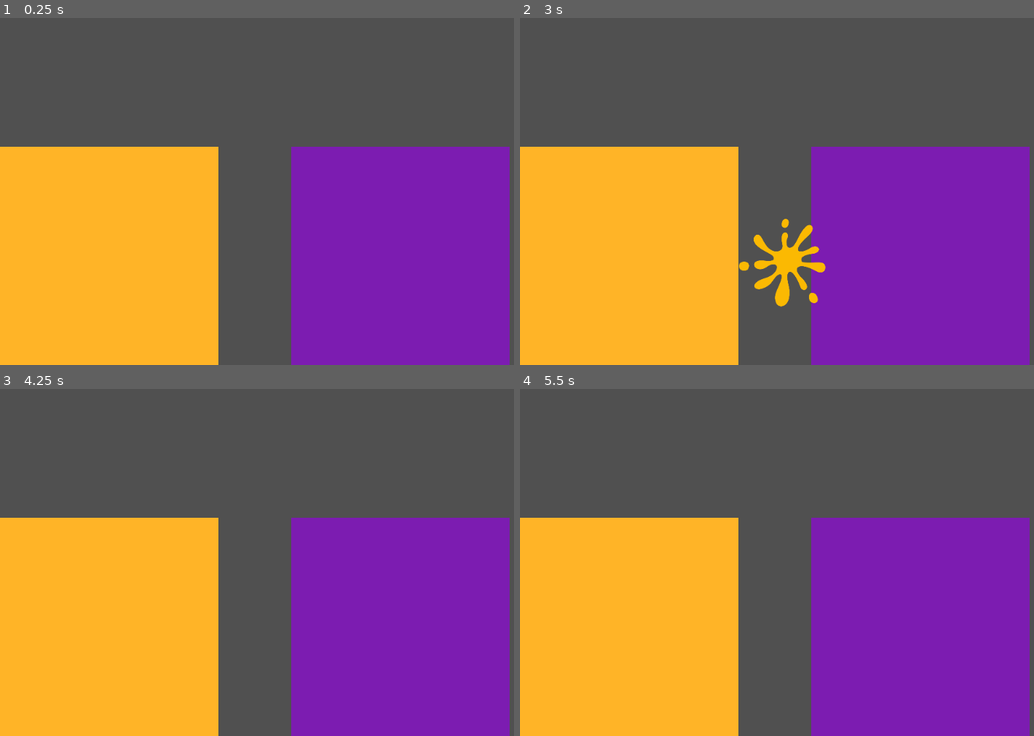
Above: before the commit, frames 1-4 (two rows, left to right).
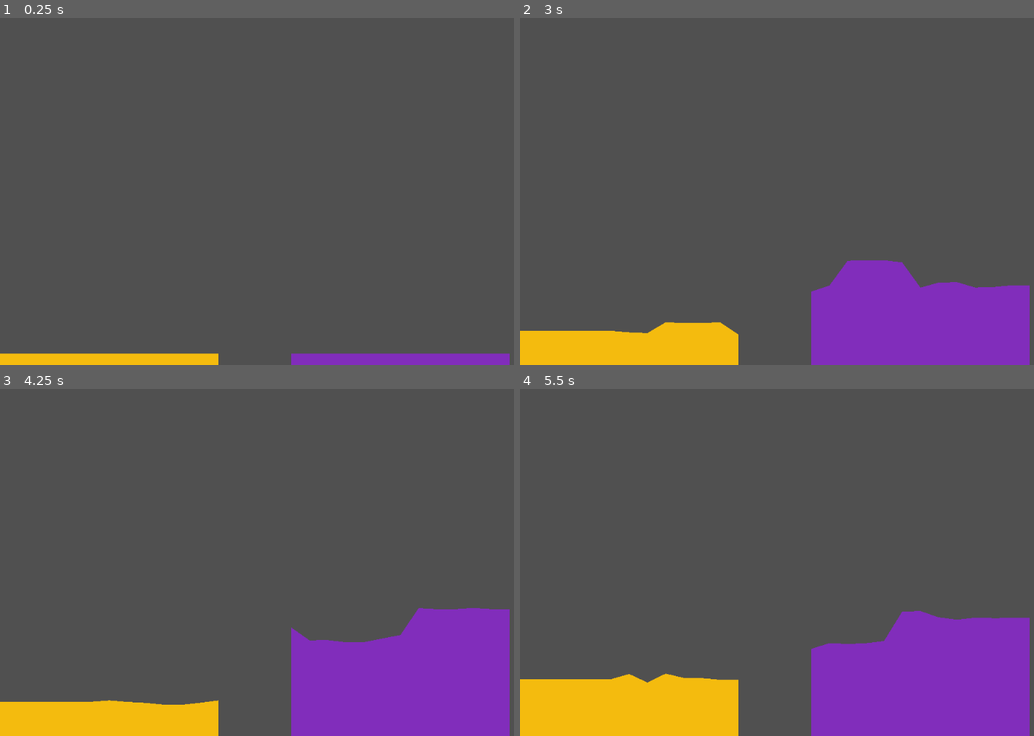
Above: after the commit, the same moments.

Repository: jandarm/Splatt
Game: Godot game, scene res://Main.tscn
The game is run twice, just before and just after one commit, with the same random seed, the same clock (stepped at 60 frames per second) and the same inputs.
Inputs (mouse positions are in pixels of both pictures, inside the frame that each line leads up to):
- Up to frame 1 (0.25 s): no input
- Up to frame 2 (3 s): tap Enter at 0.5 s; move the mouse to (941, 125) at 0.52 s; press the mouse at (941, 125) at 0.53 s; move the mouse to (694, 167) at 1.27 s; release the mouse at (694, 167) at 1.28 s; click (694, 167) at 1.35 s; move the mouse to (869, 49) at 2.02 s; press the mouse at (869, 49) at 2.03 s; move the mouse to (782, 233) at 2.77 s; release the mouse at (782, 233) at 2.78 s; click (782, 233) at 2.85 s
- Up to frame 3 (4.25 s): move the mouse to (467, 583) at 3.52 s; press the mouse at (467, 583) at 3.53 s
- Up to frame 4 (5.5 s): move the mouse to (638, 451) at 4.27 s; release the mouse at (638, 451) at 4.28 s; click (638, 451) at 4.35 s; move the mouse to (838, 517) at 5.02 s; press the mouse at (838, 517) at 5.03 s

The runs differ from the first frame. In frame 1, 52% of the frame differs, in the area x 0-100%, y 37-100%; in frame 2, 44%; in frame 3, 40%; in frame 4, 40%.

Commit message:
Concept done
Connected signals (rename piss and cum, please don't forget)

Now game ends whenever one of sides reaches top.

Change depth value from static to runtime, or puddles become rectangles and slide off screen

Diff:
--- a/Main.gd
+++ b/Main.gd
@@ -6,7 +6,18 @@
 var window_size
 var ev
 
+var puddle_piss
+var puddle_cum
+
 func _ready():
+	puddle_piss = get_node("Piss")
+	puddle_cum = get_node("Cum")
+
+	puddle_piss.position.y = get_viewport().size.y - 20
+	puddle_cum.position.y = get_viewport().size.y - 20
+
+	puddle_piss.connect("hit", self, "hit_piss")
+	puddle_cum.connect("hit", self, "hit_cum")
 	pass
 
 # warning-ignore:unused_argument
@@ -23,7 +34,18 @@
 #			new_splat.position = get_viewport().get_mouse_position()
 #			new_splat.change_tint("purple")
 #			add_child(new_splat)
+	if(puddle_piss.position.y < 0):
+		get_tree().quit()
+	elif(puddle_cum.position.y < 0):
+		get_tree().quit()
+	pass
 
+func hit_piss():
+	puddle_piss.position.y -= 40
+	pass
+
+func hit_cum():
+	puddle_cum.position.y -= 40
 	pass
 
 func _input(event):
@@ -38,6 +60,8 @@
 			new_splat.position = get_viewport().get_mouse_position()
 			new_splat.change_tint("yellow")
 			add_child(new_splat)
+			#take care of scaling!!!!!!!!
+			#new_splat.get_node("Sprite").scale = Vector2((OS.get_window_size().x / 10) * 0.003, (OS.get_window_size().y / 10) * 0.003)
 		elif(ev.position >= window_size/2):
 			var new_splat = Splatter.instance()
 			new_splat.position = get_viewport().get_mouse_position()
--- a/Main.tscn
+++ b/Main.tscn
@@ -8,18 +8,18 @@
 script = ExtResource( 1 )
 Splatter = ExtResource( 2 )
 
-[node name="Water_body" parent="." instance=ExtResource( 3 )]
+[node name="Piss" parent="." instance=ExtResource( 3 )]
 position = Vector2( 0, 384 )
 
-[node name="Water_polygon" parent="Water_body" index="0"]
-color = Color( 1, 0.709804, 0.156863, 1 )
+[node name="Water_polygon" parent="Piss" index="0"]
+color = Color( 1, 0.760784, 0.0392157, 0.941176 )
 
-[node name="Water_body2" parent="." instance=ExtResource( 3 )]
+[node name="Cum" parent="." instance=ExtResource( 3 )]
 position = Vector2( 512, 384 )
 
-[node name="Water_polygon" parent="Water_body2" index="0"]
-color = Color( 0.529412, 0.0627451, 0.792157, 0.8 )
+[node name="Water_polygon" parent="Cum" index="0"]
+color = Color( 0.509804, 0.180392, 0.737255, 1 )
 
-[editable path="Water_body"]
+[editable path="Piss"]
 
-[editable path="Water_body2"]
+[editable path="Cum"]
--- a/Splatter.gd
+++ b/Splatter.gd
@@ -3,7 +3,6 @@
 onready var motion = self.applied_force
 
 func _ready():
-	self.scale = Vector2((OS.get_window_size().x / 10) * 0.001, (OS.get_window_size().y / 10) * 0.001)
 	pass
 
 func _on_VisibilityNotifier2D_screen_exited():
--- a/Splatter.tscn
+++ b/Splatter.tscn
@@ -15,7 +15,7 @@
 mass = 1.02041
 gravity_scale = 66.0
 can_sleep = false
-applied_force = Vector2( 0, 10 )
+applied_force = Vector2( 0, 5 )
 script = ExtResource( 2 )
 
 [node name="Sprite" type="Sprite" parent="."]
--- a/Water_body.gd
+++ b/Water_body.gd
@@ -24,6 +24,8 @@
 onready var collisionShape = $Water_body_area/CollisionShape2D
 onready var water_body_area = $Water_body_area
 
+signal hit
+
 func _ready():
 	for i in range(spring_number):
 		var x_position = distance_between_springs * i
@@ -39,7 +41,8 @@
 	var rect_position = Vector2(total_lenght/2, depth/2)
 	var rect_extents = Vector2(total_lenght/2, depth/2)
 
-	water_body_area.position = rect_position
+	water_body_area.position.y = rect_position.y - 20
+	water_body_area.position.x = rect_position.x
 	rectangle.set_extents(rect_extents)
 	collisionShape.set_shape(rectangle)
 
@@ -96,5 +99,5 @@
 
 
 func _on_Water_body_area_body_entered(body):
-
+	emit_signal("hit")
 	pass
--- a/Water_body.tscn
+++ b/Water_body.tscn
@@ -9,6 +9,7 @@
 color = Color( 0.258824, 0.235294, 0.164706, 0.568627 )
 
 [node name="Water_body_area" type="Area2D" parent="."]
+monitorable = false
 
 [node name="CollisionShape2D" type="CollisionShape2D" parent="Water_body_area"]
 [connection signal="body_entered" from="Water_body_area" to="." method="_on_Water_body_area_body_entered"]
Not shown, added: Release/Пятна.exe
Not shown, added: Release/Пятна.pck
